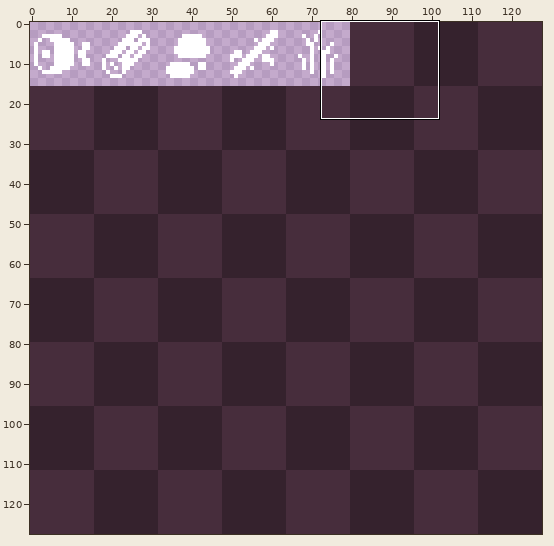
Sprite sheet -- assets/images/item.png. The picture above shows the old version from afar; the outline marks the close-up.
Close-up. Before:
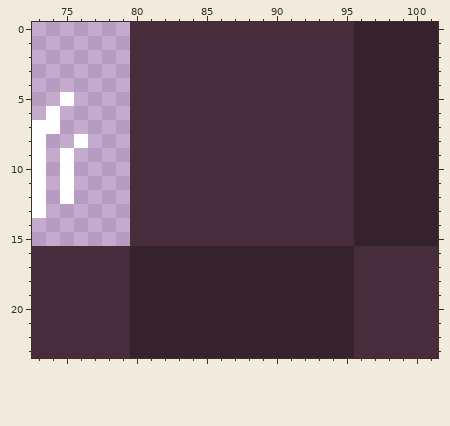
The file is 128x128 pixels. Shown: x 73..101, y 0..23.
Now the later version:
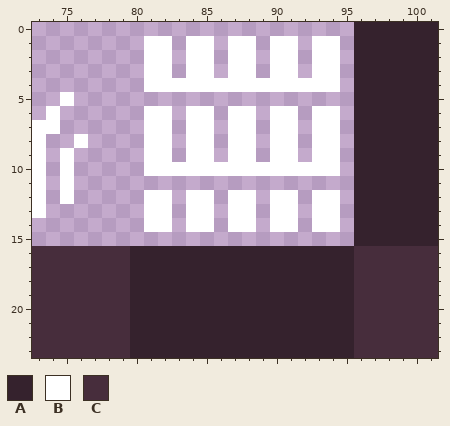
Palette (. is transparent): A #35222d  B #ffffff  C #472d3c
From old to new:
Colour C gives way to colour B in rows 1 to 3 at x 81 to 82, 84 to 85, 87 to 88, 90 to 91 and 93 to 94; in row 4 at x 81 to 94; in rows 6 to 9 at x 81 to 82, 84 to 85, 87 to 88, 90 to 91 and 93 to 94; in row 10 at x 81 to 94; in rows 12 to 14 at x 81 to 82, 84 to 85, 87 to 88, 90 to 91 and 93 to 94.
Colour C is gone in row 0 at x 80 to 95; in rows 1 to 3 at x 80, 83, 86, 89, 92 and 95; in row 4 at x 80 and 95; in row 5 at x 80 to 95; in rows 6 to 9 at x 80, 83, 86, 89, 92 and 95; in row 10 at x 80 and 95.
Colour C is gone in row 11 at x 80 to 95; in rows 12 to 14 at x 80, 83, 86, 89, 92 and 95; in row 15 at x 80 to 95.
Where, in picture pixels (left, top, right, bottom), the same in both close-ups:
changed: (130, 22, 354, 246)
